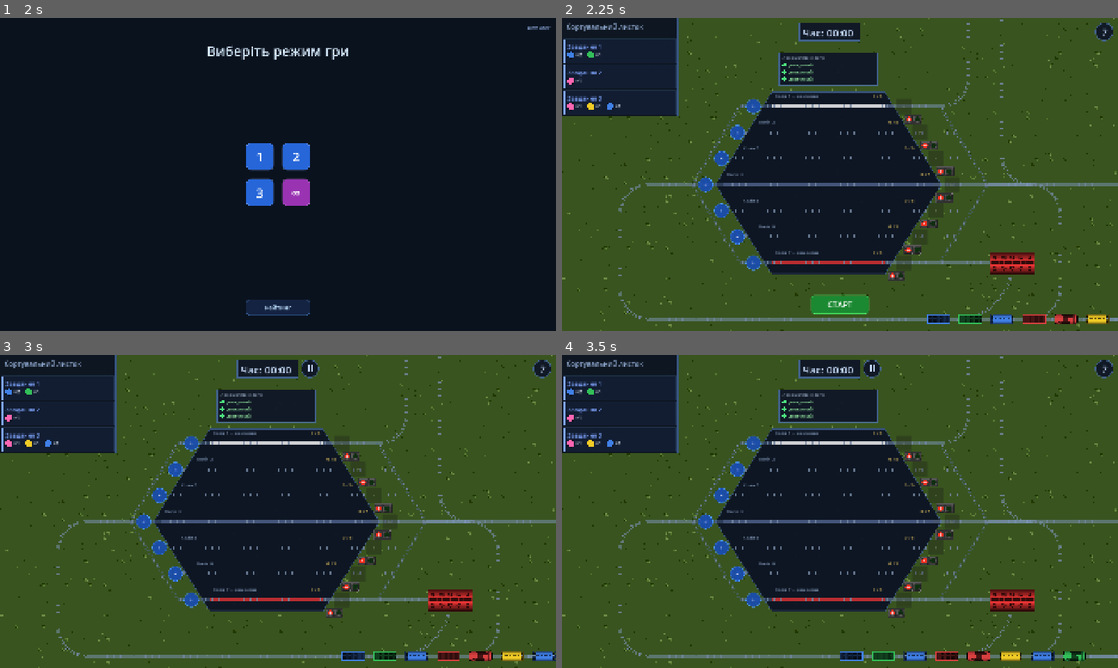
Above: before the commit, frames 1-4 (two rows, left to right).
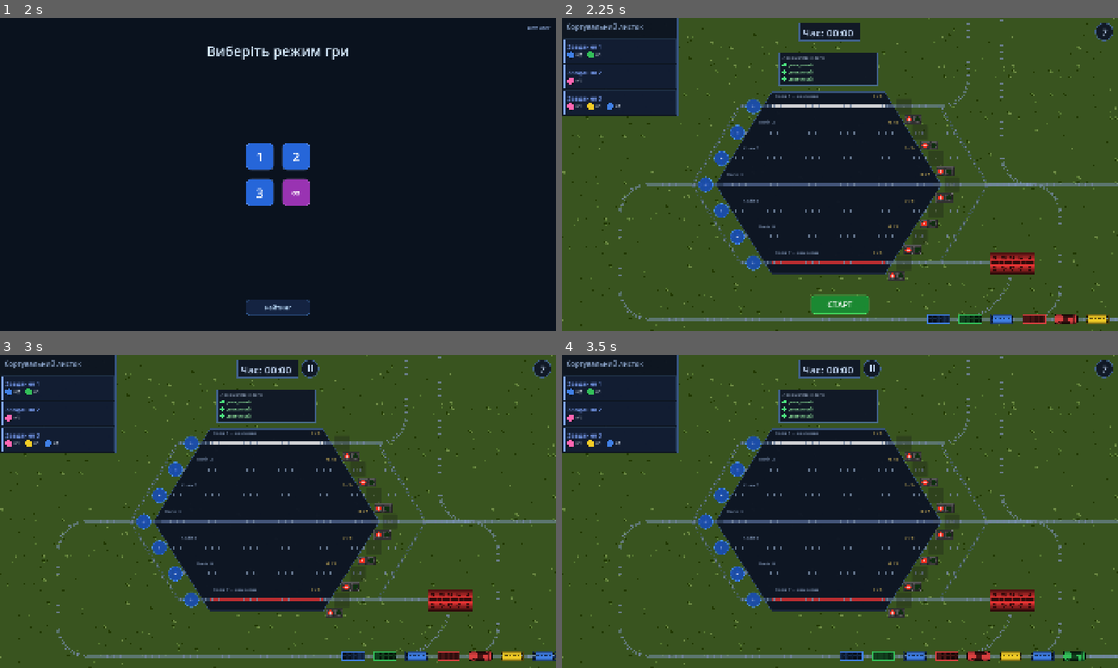
Above: after the commit, the same moments.

Repository: Fenimors99/shunting-game
Game: Godot game, scene res://scenes/LoginScreen.tscn
The game is run twice, just before and just after one commit, with the same random seed, the same clock (stepped at 60 frames per second) and the same inputs.
Inputs (mouse positions are in pixels of both pictures, inside the frame that each line leads up to):
- Up to frame 1 (2 s): click "Увійти через Google" at 0.5 s; tap Enter at 1.25 s; move the mouse to (400, 158) at 1.27 s; click (400, 158) at 1.42 s
- Up to frame 2 (2.25 s): click "1" at 2 s
- Up to frame 3 (3 s): click "СТАРТ" at 2.75 s
- Up to frame 4 (3.5 s): no input

Frame 1 is identical in both runs. In frame 2, 1.7% of the frame differs, in the area x 0-100%, y 1-100%; in frame 3, 1.7%; in frame 4, 1.7%.

Commit message:
fix: replace unrenderable unicode glyphs, scale grass to viewport
- Replace ✕ (close btn) with X, ✓ (task done) with v in web build
- GrassBackground: compute tile grid from viewport size instead of
  fixed map_width/map_height so large screens are fully covered

Diff:
--- a/scripts/GameScreen.gd
+++ b/scripts/GameScreen.gd
@@ -814,7 +814,7 @@
 	panel.add_child(title_lbl)
 
 	var close_btn := Button.new()
-	close_btn.text = "✕"
+	close_btn.text = "X"
 	close_btn.custom_minimum_size = Vector2(44, 44)
 	close_btn.position = Vector2(PW - 58, 14)
 	close_btn.flat = true
--- a/scripts/GrassBackground.gd
+++ b/scripts/GrassBackground.gd
@@ -47,8 +47,13 @@
 	# Масштабирование 128 -> 16, то есть делим на 8
 	var scale_factor := float(tile_size) / 128.0
 
-	for y in range(map_height):
-		for x in range(map_width):
+	# Считаем количество тайлов по реальному размеру окна + запас в 2 тайла
+	var vp := get_viewport_rect().size
+	var cols := int(ceil(vp.x / float(tile_size))) + 2
+	var rows := int(ceil(vp.y / float(tile_size))) + 2
+
+	for y in range(rows):
+		for x in range(cols):
 			var sprite := Sprite2D.new()
 			sprite.texture = _pick_tile()
 			sprite.centered = false
--- a/scripts/TaskPanel.gd
+++ b/scripts/TaskPanel.gd
@@ -138,7 +138,7 @@
 		# Галочка (статичні рівні)
 		if done and LevelConfig.current_level != 0:
 			draw_string(font, Vector2(PANEL_W - 32, y + CARD_PAD + FONT_LBL),
-				"✓", HORIZONTAL_ALIGNMENT_LEFT, -1, FONT_LBL,
+				"v", HORIZONTAL_ALIGNMENT_LEFT, -1, FONT_LBL,
 				Color(0.30, 0.92, 0.48, alpha))
 
 		# Кружки вагонів
